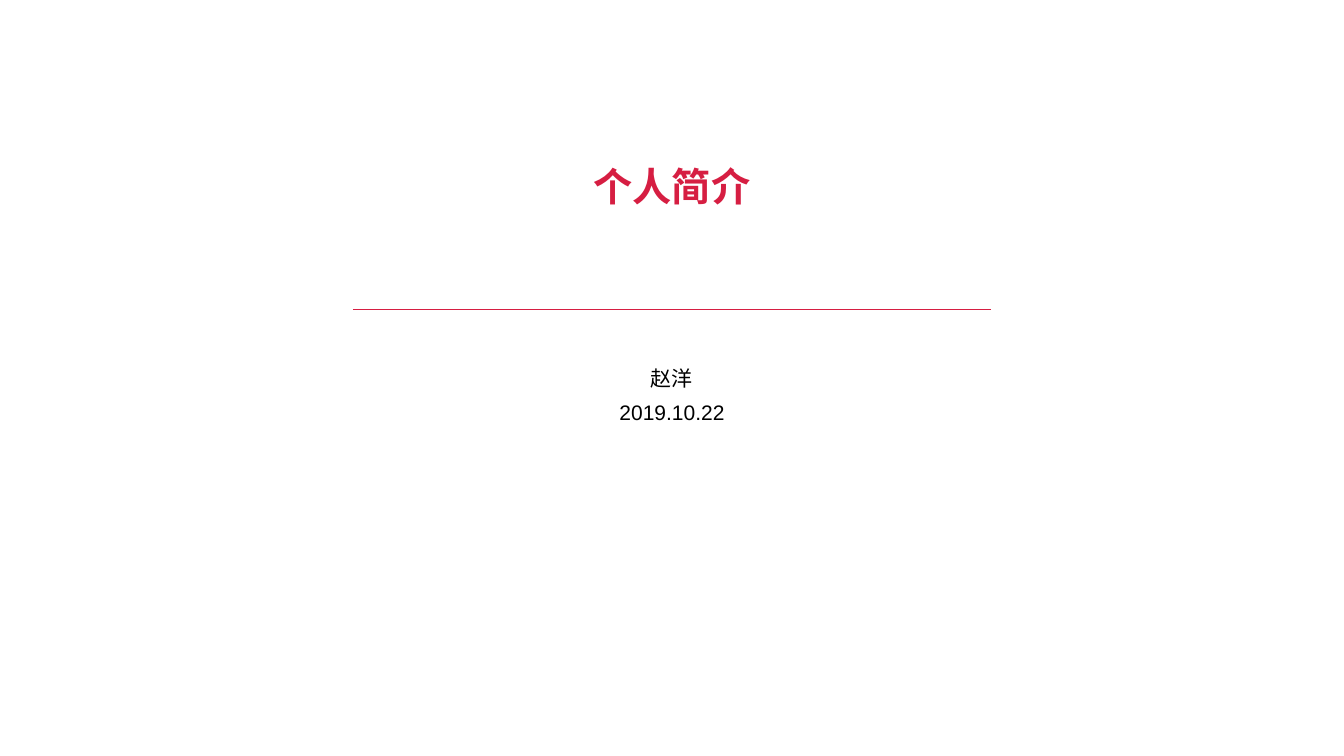
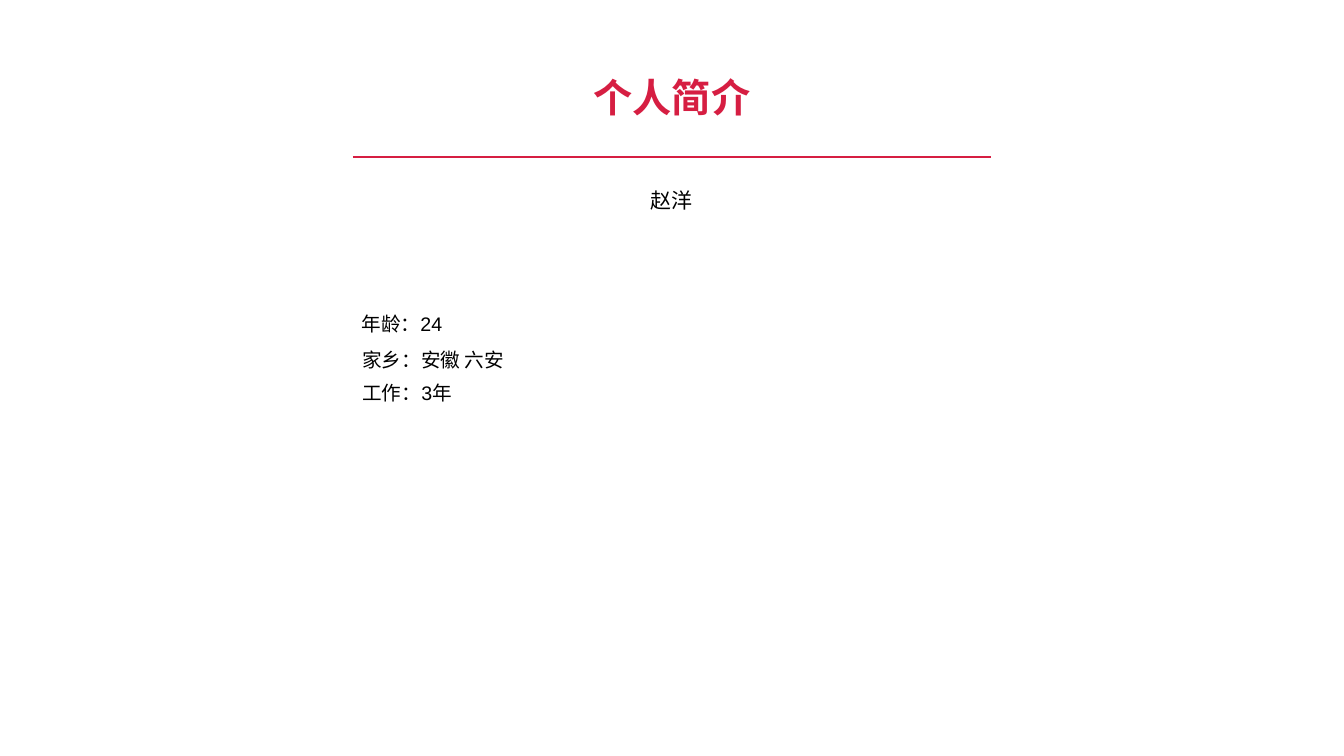
Before and after one commit to zyhahaha/note, a slide deck: slide 1 of share/个人简介.pptx. Drawn at 1344x756 pixels with LibreOffice and Linux fonts; fonts in the diff are those of the drawing; background and template pictures are left out. Boxes give left, top, right and bottom in pixels: in the first picture for what was removed or moved away, otherwise in the second. Text is boxed around its words. In the diff, an @@ line names an element or a change of style, - is before the commit and + after.

```diff
--- a/share/个人简介.pptx
+++ b/share/个人简介.pptx
@@ title "个人简介": place and size @@
-title "个人简介" at [594, 167, 751, 205]
+title "个人简介" at [594, 78, 751, 116]
@@ line moved from (353, 310) - (991, 310) to (353, 157) - (991, 157) @@
@@ text "赵洋": place and size @@
-text "赵洋" at [651, 368, 693, 388]
+text "赵洋" at [651, 190, 693, 210]
@@ text added at [361, 314, 442, 333], 14 pt, text #000000 @@
+年龄：24
@@ text added at [362, 350, 504, 369], 14 pt, text #000000 @@
+家乡：安徽 六安
@@ text added at [362, 383, 451, 402], 14 pt, text #000000 @@
+工作：3年
@@ text removed at [619, 405, 724, 421] @@
-2019.10.22
```
Also in this commit, not shown: 2 other slides changed, 5 slides added, 7 slides removed, 3 other files.
